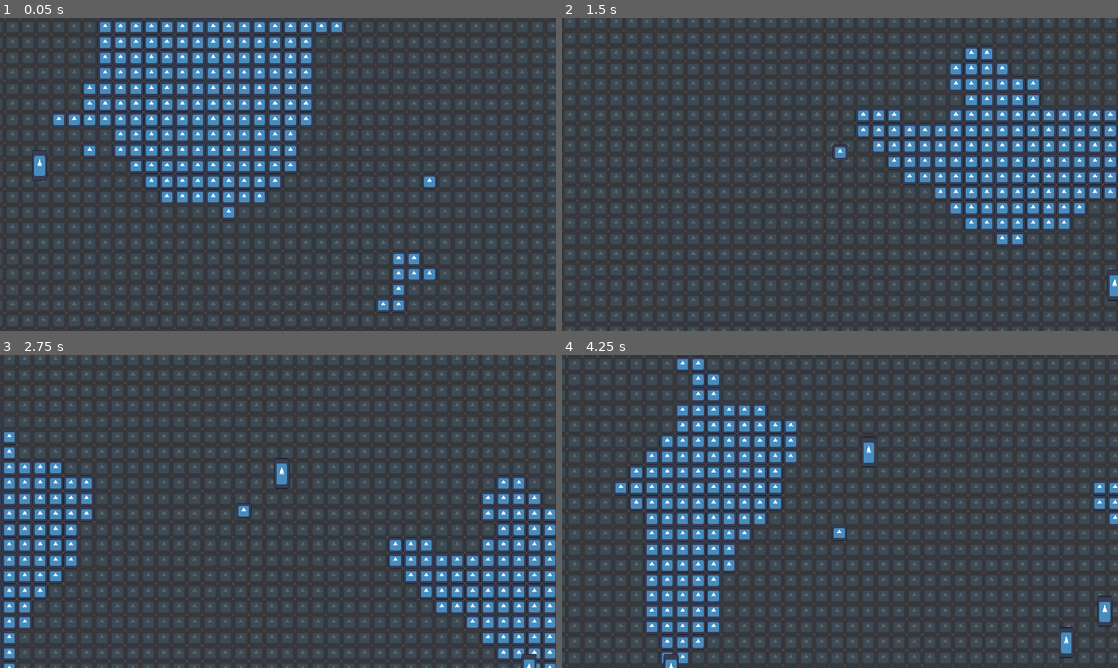
Above: before the commit, frames 1-4 (two rows, left to right).
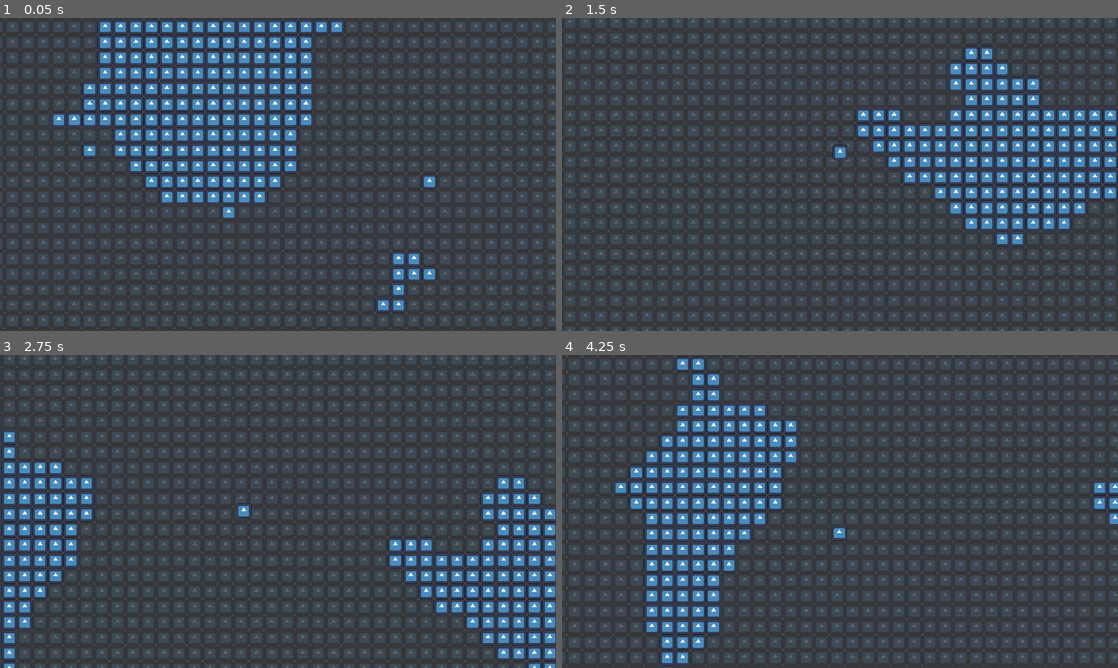
Above: after the commit, the same moments.

Repository: slotling/collateral-damage-gwj71
Game: Godot game, scene res://Scenes/Root/world.tscn
Two runs of this game, one before a commit and one after it. Both use one fixed random seed, a clock stepped at 60 frames per second and the inputs below. The engine's default icon, where the game draws it, is replaced by a stand-in: a white triangle on a blue panel in a dark square.
Inputs (mouse positions are in pixels of both pictures, inside the frame that each line leads up to):
- Up to frame 1 (0.05 s): no input
- Up to frame 2 (1.5 s): move the mouse to (812, 237) at 0.52 s; hold W (forward) from 0.53 s (still down); click (812, 237) at 0.6 s; move the mouse to (1006, 221) at 1.27 s; right-click (1006, 221) at 1.35 s
- Up to frame 3 (2.75 s): move the mouse to (111, 464) at 2.02 s; release W (forward) at 2.03 s; hold A (left) from 2.03 s (still down); hold Shift (run) from 2.03 s (still down)
- Up to frame 4 (4.25 s): move the mouse to (867, 511) at 2.77 s; release Shift (run) at 2.78 s; click (867, 511) at 2.85 s; move the mouse to (756, 433) at 3.52 s; release A (left) at 3.53 s; hold S (backward) from 3.53 s (still down); right-click (756, 433) at 3.6 s

The runs differ from the first frame. In frame 1, 0.2% of the frame differs, in the area x 5-9%, y 42-52%; in frame 2, 0.1%; in frame 3, 0.2%; in frame 4, 0.6%, in the area x 18-99%, y 26-100%.

Commit message:
wave system FIXED (maybe)

Diff:
--- a/Handlers/WaveHandler.gd
+++ b/Handlers/WaveHandler.gd
@@ -1,76 +1,70 @@
 extends Node
+
 signal wave_completed
 signal all_waves_finished
+signal enemy_died
+
+enum enemy_types {terminator, killer_panda}
 
 @onready var cooldown_timer = $WaveCooldown
-@onready var camera = get_tree().get_first_node_in_group("main_cam")
+@onready var terrain_generator: Node2D = get_tree().get_first_node_in_group("terrain_generator")
 @onready var enemy = preload("res://Scenes/Entities/enemy.tscn")
-
 
 @export var wave_cooldown: int
 @export var max_enemy_count: int
 @export var max_wave_count: int
 @export var spawning_distance: int
 
-enum enemy_types {
-	terminator, killer_panda
-}
+var enemy_count: int = 0
+var current_wave: int = 0
 
-var enemy_count: int = 0
-
-var current_wave = 0
 func _ready():
-
 	randomize()
 
+func start_wave():
+	for n in max_enemy_count:
+		enemy_count = n + 1
+		spawn_enemy()
 
+func get_random_position():
+	if terrain_generator:
+		var spawnable_tiles = terrain_generator.spawnable_tiles
+		var random_tile_pos = spawnable_tiles.pick_random()
 
-func start_wave():
-	for n in range(max_enemy_count):
-		enemy_count = n
-
-		spawn_enemy()
+		print(random_tile_pos)
+		return random_tile_pos
+	return Vector2.ZERO
 
 func get_enemy_type() -> int:
 	var enemy_type = randi_range(0, enemy_types.size() - 1)
 	return enemy_type
 
-func get_random_position():
-	if camera:
-		var camera_position = camera.global_position
-		var rand_degrees = randi_range(0, 360)
-		var spawn_position = camera_position + Vector2(spawning_distance, 0).rotated(deg_to_rad(rand_degrees))
-		return spawn_position
-	return
-
 func spawn_enemy():
 	var enemy_instance = enemy.instantiate()
 	var enemy_type = get_enemy_type()
+	var random_pos = get_random_position()
 	var health_handler = enemy_instance.health_handler
 
 	enemy_count += 1
 	enemy_instance.type = str(enemy_type)
-	enemy_instance.global_position = get_random_position()
 
-	if health_handler:
-		health_handler.connect("died", update_enemy_counter)
-
-
+	enemy_instance.global_position = Vector2(random_pos.x, random_pos.y)*terrain_generator.tilesize
 	get_parent().add_child(enemy_instance)
 
-	if enemy_count == 0:
-		wave_completed.emit()
-
 func _on_wave_completed():
+	print("wave completed")
 	cooldown_timer.start(wave_cooldown)
-	enemy_count = 0
+	current_wave += 1
 
 func _on_wave_cooldown_timeout():
-	if current_wave < max_wave_count:
+	if current_wave <= max_wave_count:
+		print(enemy_count)
 		start_wave()
 		print("wave started")
 	else:
 		all_waves_finished.emit()
 
-func update_enemy_counter():
-	enemy_count += 1
+func _on_enemy_died():
+	enemy_count -= 1
+	if enemy_count == 0:
+		wave_completed.emit()
--- a/Handlers/wave_handler.tscn
+++ b/Handlers/wave_handler.tscn
@@ -2,12 +2,13 @@
 
 [ext_resource type="Script" path="res://Handlers/WaveHandler.gd" id="1_1r20v"]
 
-[node name="WaveHandler" type="Node"]
+[node name="WaveHandler" type="Node" groups=["wave_handler"]]
 script = ExtResource("1_1r20v")
 
 [node name="WaveCooldown" type="Timer" parent="."]
 one_shot = true
 autostart = true
 
+[connection signal="enemy_died" from="." to="." method="_on_enemy_died"]
 [connection signal="wave_completed" from="." to="." method="_on_wave_completed"]
 [connection signal="timeout" from="WaveCooldown" to="." method="_on_wave_cooldown_timeout"]
--- a/Scenes/Entities/enemy.gd
+++ b/Scenes/Entities/enemy.gd
@@ -4,6 +4,7 @@
 @onready var movement_handler: Node = $MovementHandler
 @onready var health_handler: Node = $HealthHandler
 @onready var soft_collision: Area2D = $SoftCollision
+@onready var wave_handler: Node = get_tree().get_first_node_in_group("wave_handler")
 
 @export_enum("terminator", "killer_panda") var type: String = "terminator"
 @export_category("Health Handler")
@@ -62,6 +63,10 @@
 	move_and_slide()
 
 func _on_health_handler_died(value, cause, hurtbox_global_position):
+	if wave_handler:
+
+		wave_handler.emit_signal("enemy_died")
+
 	queue_free()
 
 func _on_hit_box_handler_hit(strength, cause, hurtbox_global_position):
--- a/Scenes/Generation/terrain.gd
+++ b/Scenes/Generation/terrain.gd
@@ -20,10 +20,13 @@
 	Vector2(0, 0)
 ]
 
+var spawnable_tiles
+
 func relocate_player(x, y):
 	var target = get_tree().get_first_node_in_group("player")
 	target.global_position = Vector2(x-size.x/2, y-size.y/2)*tilesize
 	print(target.global_position)
+
 
 func generate():
 	var noise_value_array:Array = []
@@ -39,7 +42,7 @@
 	var max_val:float = noise_value_array_flattened.max()
 	var min_val:float = noise_value_array_flattened.min()
 
-	var spawnable_tiles = []
+	spawnable_tiles = []
 
 	for x in range(size.x):
 		for y in range(size.y):
--- a/Scenes/Generation/terrain.tscn
+++ b/Scenes/Generation/terrain.tscn
@@ -15,8 +15,8 @@
 color_ramp = SubResource("Gradient_s6f1m")
 noise = SubResource("FastNoiseLite_s0251")
 
-[node name="Terrain" type="Node2D"]
+[node name="Terrain" type="Node2D" groups=["terrain_generator"]]
 script = ExtResource("1_7boge")
 noise_map = SubResource("NoiseTexture2D_1eg75")
 
-[node name="TileMap" parent="." instance=ExtResource("2_2jma3")]
+[node name="TileMap" parent="." groups=["tilemap"] instance=ExtResource("2_2jma3")]
--- a/Scenes/Root/world.tscn
+++ b/Scenes/Root/world.tscn
@@ -2,16 +2,15 @@
 
 [ext_resource type="PackedScene" uid="uid://d3hrl4tjnukfe" path="res://Scenes/Generation/terrain.tscn" id="1_r6r10"]
 [ext_resource type="PackedScene" uid="uid://djorhqqn1rked" path="res://Scenes/Entities/Characters/demolitionist_player.tscn" id="2_0m2oe"]
-[ext_resource type="PackedScene" uid="uid://cedwbr4ui4t4j" path="res://Scenes/Entities/Enemies/terminator_enemy.tscn" id="3_4ti20"]
 [ext_resource type="PackedScene" uid="uid://14wcwtgp2v2v" path="res://Handlers/wave_handler.tscn" id="4_apm3v"]
 
 [node name="World" type="Node2D"]
 
 [node name="WaveHandler" parent="." instance=ExtResource("4_apm3v")]
-wave_cooldown = 10
+wave_cooldown = 1
 max_enemy_count = 3
-max_wave_count = 1
-spawning_distance = 700
+max_wave_count = 3
+spawning_distance = 800
 
 [node name="Terrain" parent="." instance=ExtResource("1_r6r10")]
 size = Vector2(100, 100)
@@ -19,7 +18,4 @@
 [node name="DemolitionistPlayer" parent="." instance=ExtResource("2_0m2oe")]
 position = Vector2(4, 1)
 
-[node name="TerminatorEnemy" parent="." instance=ExtResource("3_4ti20")]
-position = Vector2(-344, -176)
-
 [editable path="DemolitionistPlayer"]
